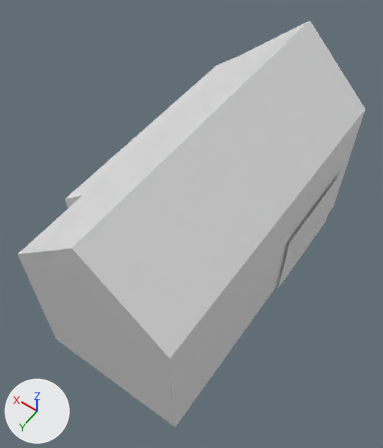
An edit to the FBX model URP Quang Binh v2/Assets/Assets/Meshes/New_Buildings/SM_Building_small_011.fbx, drawn before and after from the same camera.
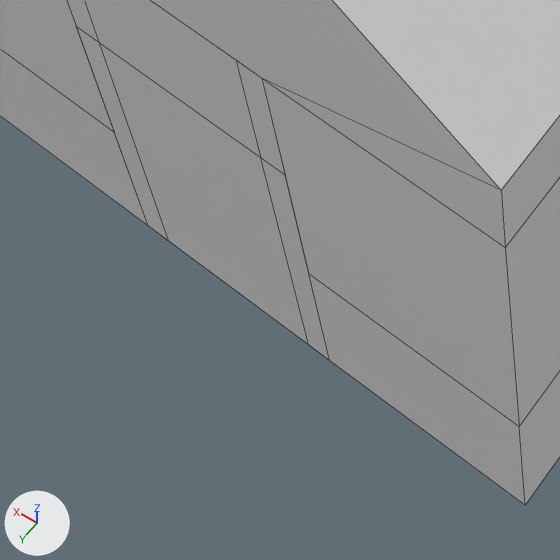
Old and new are each drawn whole from a 50 mm camera at (-5.52, 8.72, 9.88) aimed at (-1.89, 3.63, 1.89) and again close up on the part from 16% to 48% of the width and 71% to 98% of the height. The lights are fixed; the arrows at lower left show +X, +Y and +Z. The first two pictures are the older version. The close-ups show mesh edges as thin lines. Objects named as collision shapes, trigger or cutter boxes, shadow casters or lower levels of detail are left out. Where no turn or scale is listed for an object, it has been applied to the vertices.

Script lines for the objects in view, before the commit:
```python
me_cube_025 = bpy.data.meshes.new('Cube.025')
me_cube_025.from_pydata(...)  # 68 vertices, 48 faces; spans x -3.58..0.04, y 0.0..6.42, z 0.0..4.38
me_cube_025.materials.append(mat_mat_buildings)  # white #e7e7e7
# before: 0 (-3.52, 0.0, 0.0), 2 (-3.52, 6.42, 0.0) at pixel (525, 505), 3 (-3.52, 6.42, 3.0) at pixel (501, 190), 4 (-0.52, 0.0, 0.0), 6 (-0.52, 6.42, 0.0)
# before: 7 (-0.52, 6.42, 3.0), 9 (-2.02, 6.42, 4.38), 11 (-0.52, 4.93, 0.0), 12 (0.0, 0.0, 0.0), 13 (0.0, 4.93, 0.0)
# before: 28 (-1.52, 6.42, 0.0) at pixel (148, 225), 29 (-2.52, 6.42, 0.0) at pixel (329, 360), 30 (-2.52, 6.42, 2.56) at pixel (261, 78), 31 (-1.52, 6.42, 2.56), 32 (-2.52, 6.42, 0.92) at pixel (308, 273)
# before: 33 (-1.52, 6.42, 0.92) at pixel (114, 132), 34 (-2.02, 6.42, 0.0) at pixel (237, 291), 35 (-2.02, 6.42, 2.56)
ob_sm_building_small_011_lod0 = bpy.data.objects.new('SM_Building_small_011_LOD0', me_cube_025)
ob_sm_building_small_011_lod0.location = (0.0, 0.0, 0.0)
```
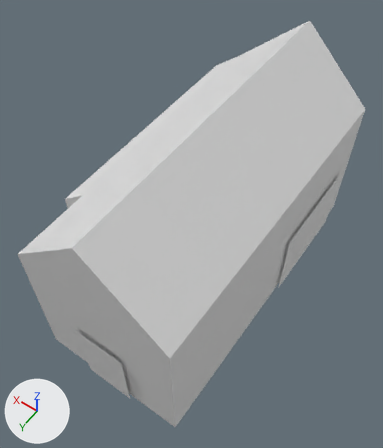
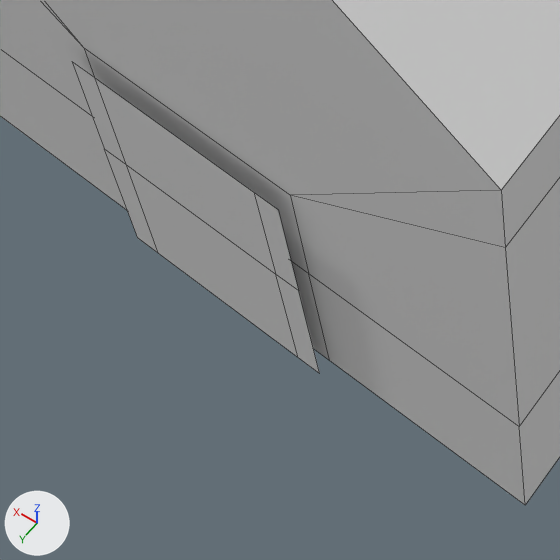
The newer file is also rescaled (x0.881) as a whole; pictures and numbers use the older file's frame.

What differs and where, as boxes [x1, y1, x2, y2] in the close-ups (560 x 560 px; the box of a moved part takes in the faces that stretch with it):
part 1 of me_cube_025, rebuilt: before [67, 0, 330, 360]; after [72, 62, 319, 373]
part 2 of me_cube_025, moved or reshaped: [0, 0, 519, 426] in both

The edits, one by one:
me_cube_025 is used by ob_sm_building_small_011_lod0; location (0.0, 0.0, 0.0).
Verts and faces of me_cube_025; kept vertices keep their numbers, new ones are numbered from 68.
me_cube_025 had 68 vertices, 48 faces and spanned x -3.58..0.04, y 0.0..6.42, z 0.0..4.38.
me_cube_025 now has 66 vertices, 48 faces and spans x -3.58..0.04, y 0.0..6.49, z 0.0..4.38.
me_cube_025 part 1: the loose piece of 12 vertices spanning x -2.52..-1.52, y 6.42, z 0.0..2.56 is rebuilt with 12 vertices and now spans x -2.52..-1.52, y 6.49, z 0.0..1.64.
Part 2, on me_cube_025:
Vertices deleted: 34, 35 (with the faces that use them).
Faces deleted: (4, 11, 13, 12).
Vertex 30 moves to (-2.52, 6.42, 1.64), pixel (290, 195).
Vertex 31 moves to (-1.52, 6.42, 1.64), pixel (83, 47).
New faces: (3, 9, 7, 31, 30), (28, 29, 32, 33), (30, 31, 33, 32).
